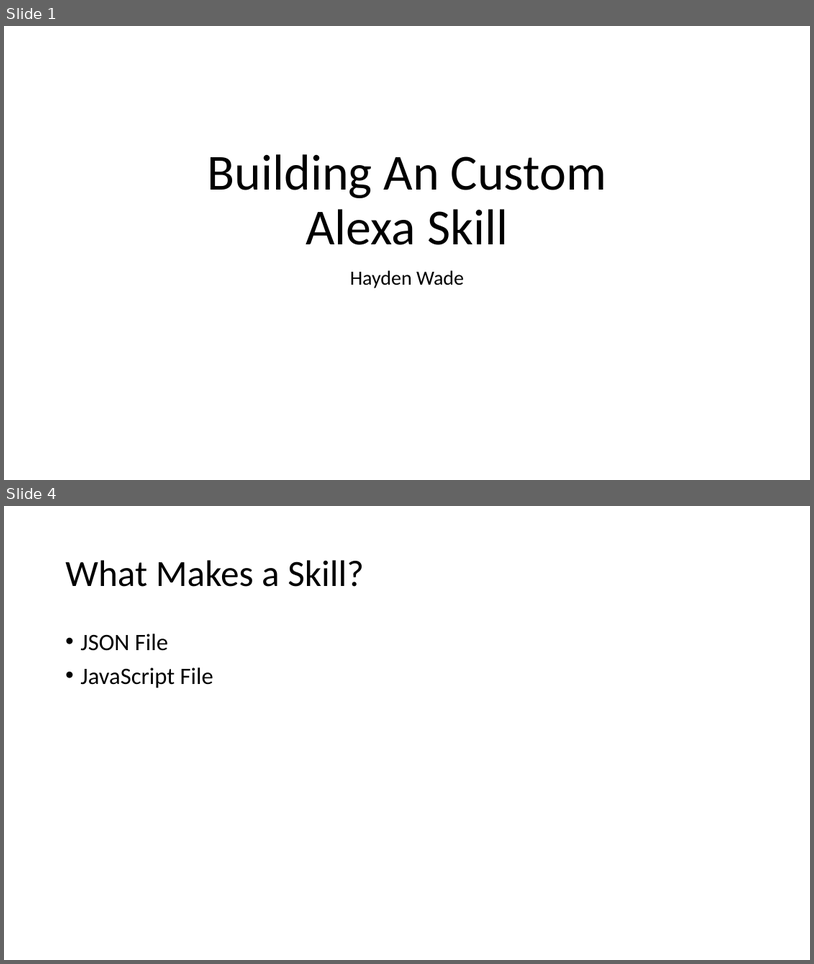
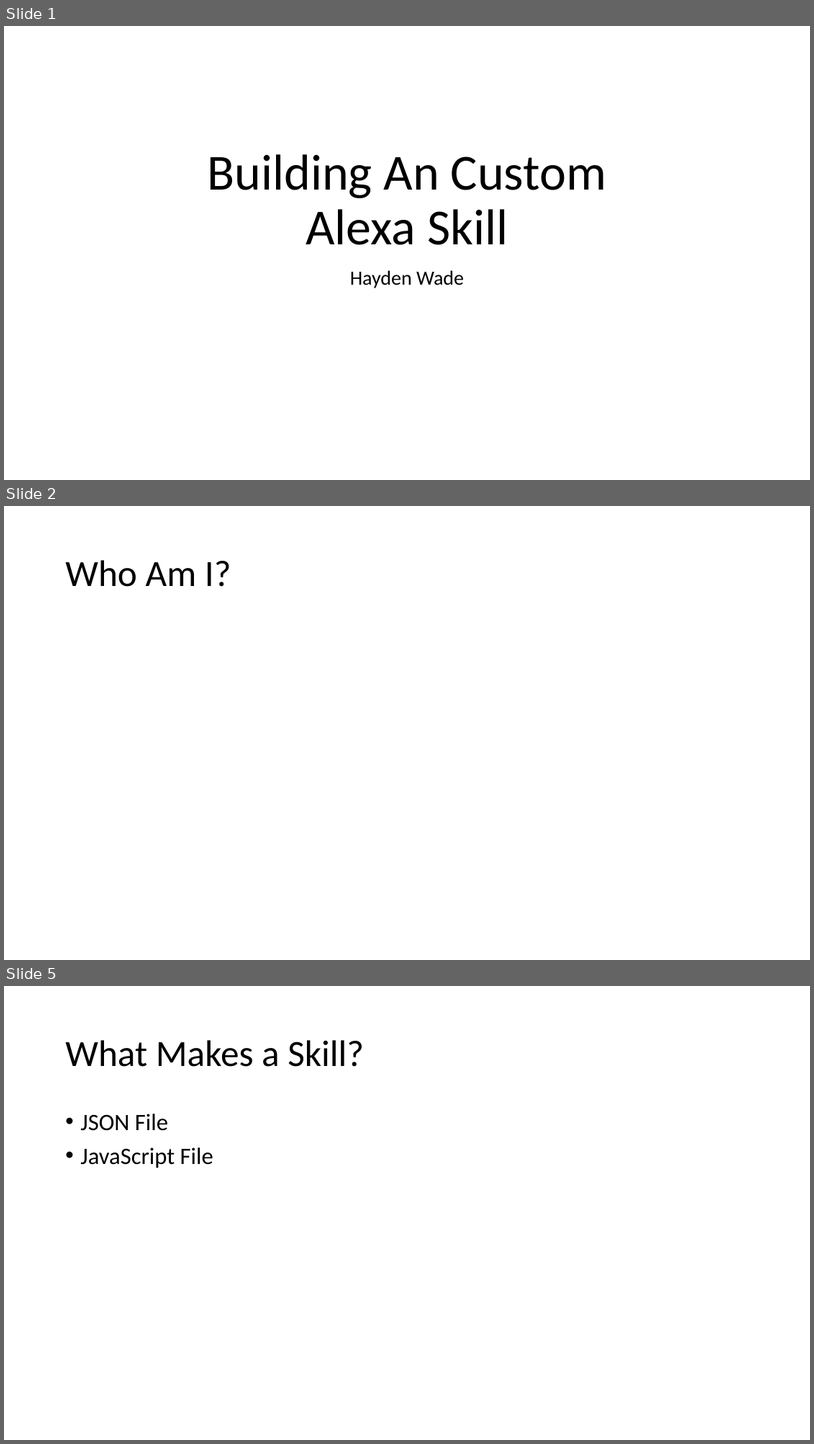
Before and after one commit to haydenwade/speaking-st-cloud-alexa-nodejs-public-apis, a slide deck: Building An Custom.pptx. Shown one above the other, each under a label of ours: slides 1 and 4 before the commit, slides 1, 2 and 5 after it; the slides between them are not shown. The pictures are 814x964 and 814x1444 pixels, drawn with LibreOffice and Linux fonts; fonts in the diff are those of the drawing. Boxes give left, top, right and bottom in pixels: in the first picture for what was removed or moved away, otherwise in the second. Text is boxed around its words. In the diff, an @@ line names an element or a change of style, - is before the commit and + after.

```diff
--- a/Building An Custom.pptx
+++ b/Building An Custom.pptx
@@ slide 2 added at [4, 506, 810, 960], background #FFFFFF @@
@@ title added at [65, 560, 232, 587], 44 pt, text #000000 @@
+Who Am I?
@@ what was slide 4 is now slide 5 @@
```
Also in this commit, not shown: 7 slides changed, 5 other files.
